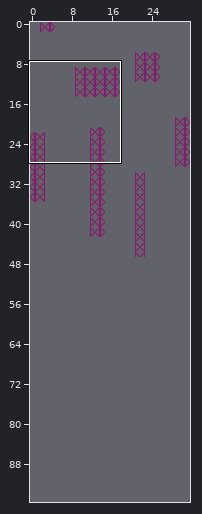
Two versions of a level (Tiled map, src/assets/bg00.tmx). Above, an overview of the earlier version with the close-up marked.
Close-up. Earlier state:
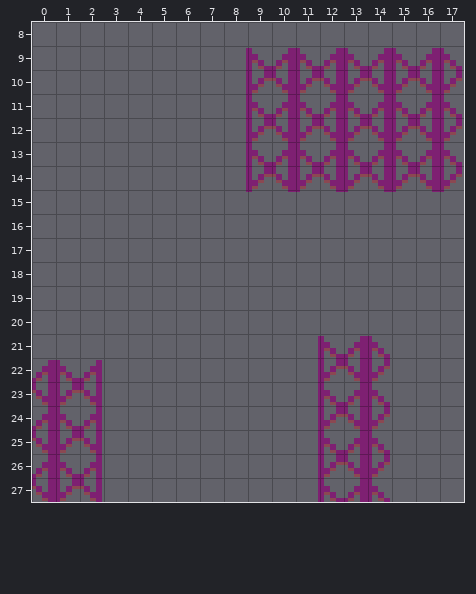
Cells are 8x8 px. Shown: x 0..17, y 8..27. The commit also changed other parts of the map, which this record leaves out.
The same view after the edit:
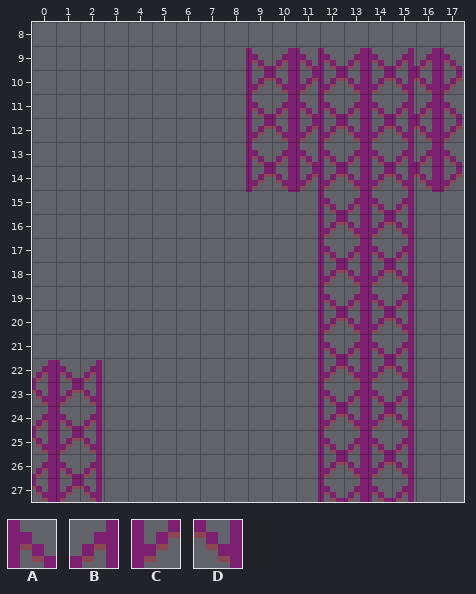
Key: from "img00": A 962, B 963, C 994, D 995.
_ is an empty cell.
Changes in this commit:
Layer "タイルレイヤー1":
y 9: x 12..15 BABA -> ABAB
y 10: x 12..15 DCDC -> CDCD
y 11: x 12..15 BABA -> ABAB
y 12: x 12..15 DCDC -> CDCD
y 13: x 12..15 BABA -> ABAB
y 14: x 12..15 DCDC -> CDCD
y 15: x 12..15 ____ -> ABAB
y 16: x 12..15 ____ -> CDCD
y 17: x 12..15 ____ -> ABAB
y 18: x 12..15 ____ -> CDCD
y 19: x 12..15 ____ -> ABAB
y 20: x 12..15 ____ -> CDCD
y 21: x 15 _ -> B
y 22: x 15 _ -> D
y 23: x 15 _ -> B
y 24: x 15 _ -> D
y 25: x 15 _ -> B
y 26: x 15 _ -> D
y 27: x 15 _ -> B
Pixel boxes of the changes (left, top, right, bottom) in both close-ups:
changed: (318, 48, 414, 502)
